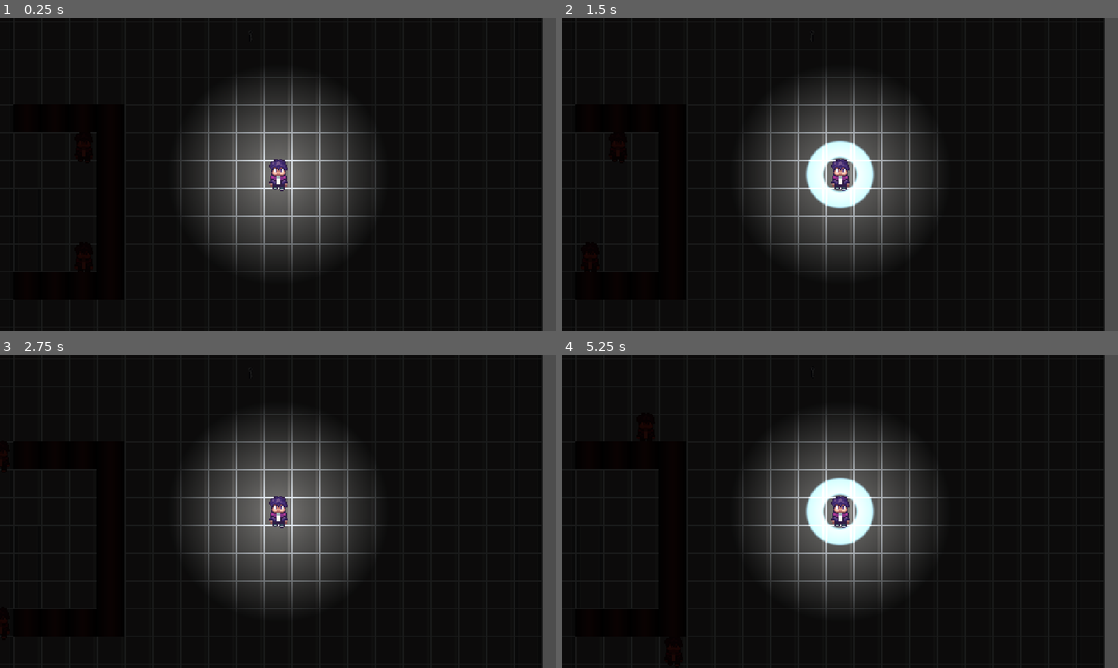
Above: before the commit, frames 1-4 (two rows, left to right).
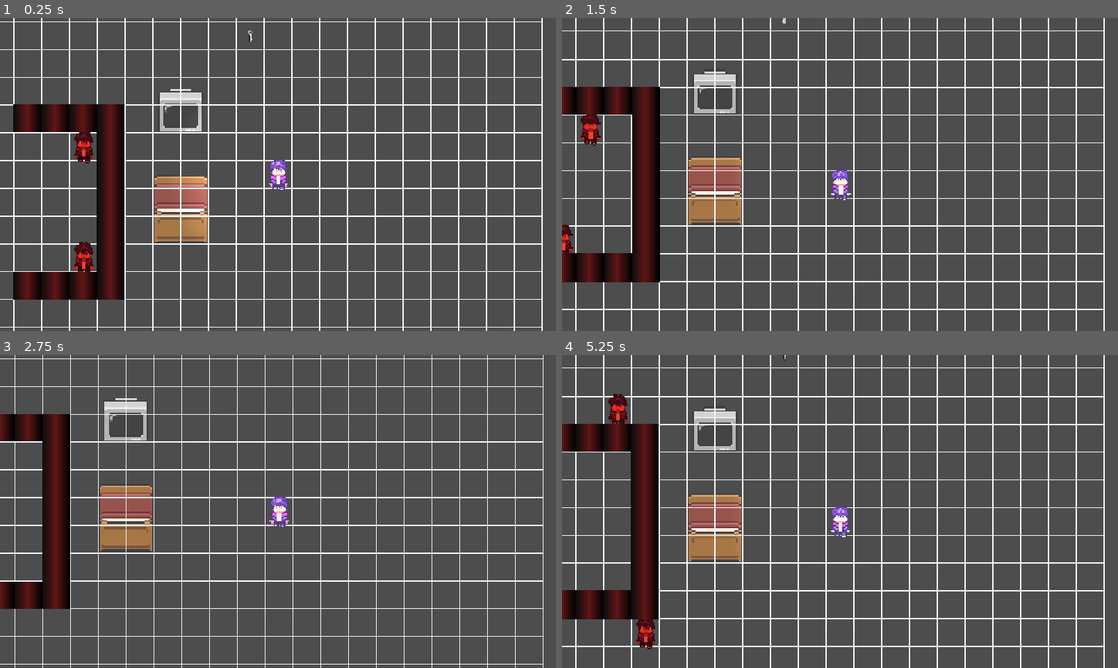
Above: after the commit, the same moments.

Repository: rstricke/Whistlefreeze52
Game: Godot game, scene res://scenes/main.tscn
Same seed, same stepped clock (60 frames per second), same inputs: the game is played once before the commit and once after it.
Inputs:
- Up to frame 1 (0.25 s): no input
- Up to frame 2 (1.5 s): tap Enter at 0.5 s; hold D (move_right) 0.53-1.28 s; tap F (whistle) at 0.6, 1.35 s; hold S (move_down) from 1.28 s (still down)
- Up to frame 3 (2.75 s): release S (move_down) at 2.03 s; hold D (move_right) from 2.03 s (still down); tap F (whistle) at 2.1 s
- Up to frame 4 (5.25 s): release D (move_right) at 2.78 s; hold W (move_up) 2.78-3.53 s; tap F (whistle) every 0.75 s from 2.85 to 5.1 s; hold A (move_left) 3.53-5.03 s; hold S (move_down) from 5.03 s (still down)

The runs differ from the first frame. In frame 1, 89% of the frame differs, in the area x 0-98%, y 0-100%; in frame 2, 90%; in frame 3, 89%; in frame 4, 90%.
Error before the commit: Cannot call method 'get_used_cells' on a null value. (res://scripts/grid.gd:49)

Commit message:
Add obstacles tilemap

Diff:
--- a/game/scenes/main.tscn
+++ b/game/scenes/main.tscn
@@ -8433,14 +8433,16 @@
 sources/4 = SubResource("TileSetAtlasSource_trceg")
 sources/5 = SubResource("TileSetAtlasSource_a8y0u")
 
-[node name="Main" type="Node2D" unique_id=1439830060 node_paths=PackedStringArray("player")]
+[node name="Main" type="Node2D" unique_id=1439830060 node_paths=PackedStringArray("player", "obstacleTileMap")]
 script = ExtResource("1_0wfyh")
 CELL_SIZE = 64
 GRID_SIZE = 20
 DEBUG_DRAW = true
 player = NodePath("Player")
+obstacleTileMap = NodePath("ObstacleTileMapLayer")
 
 [node name="CanvasModulate" type="CanvasModulate" parent="." unique_id=1222208188]
+visible = false
 color = Color(0.10747976, 0.10747973, 0.10747973, 1)
 
 [node name="Player" parent="." unique_id=398371810 instance=ExtResource("1_o5qli")]
@@ -8506,10 +8508,18 @@
 position = Vector2(-512, 256)
 
 [node name="TileMapLayer" type="TileMapLayer" parent="." unique_id=1355179030]
+visible = false
 z_index = -1
 position = Vector2(32.22, 31.56)
 scale = Vector2(4, 4)
 tile_map_data = PackedByteArray("AAD6/wIAAAAaACUAAAD6/wEAAAAaACUAAAD6/wAAAAAaACUAAAD4/wcAAAAaACUAAAD5/wcAAAAaACUAAAD6/w …(6320 unchanged characters)…
 tile_set = SubResource("TileSet_tefeu")
 
+[node name="ObstacleTileMapLayer" type="TileMapLayer" parent="." unique_id=301392592]
+z_index = -1
+position = Vector2(-32, -32)
+scale = Vector2(4, 4)
+tile_map_data = PackedByteArray("AAD9//3/AAAaAFoAAAD9//7/AAAaAFsAAAD+//3/AAAbAFoAAAD+//7/AAAbAFsAAAD9/wAAAAAOADQAAAD9/wEAAAAOADUAAAD9/wIAAAAOADYAAAD+/wAAAAAPADQAAAD+/wEAAAAPADUAAAD+/wIAAAAPADYAAAA=")
+tile_set = SubResource("TileSet_tefeu")
+
 [connection signal="TURN_END" from="Player" to="." method="_on_player_turn_end"]
